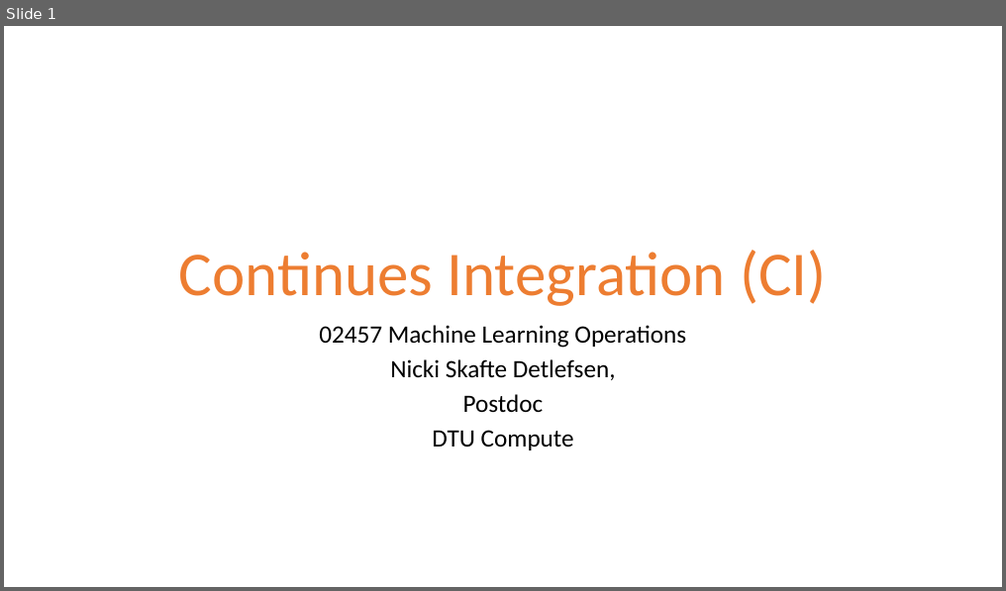
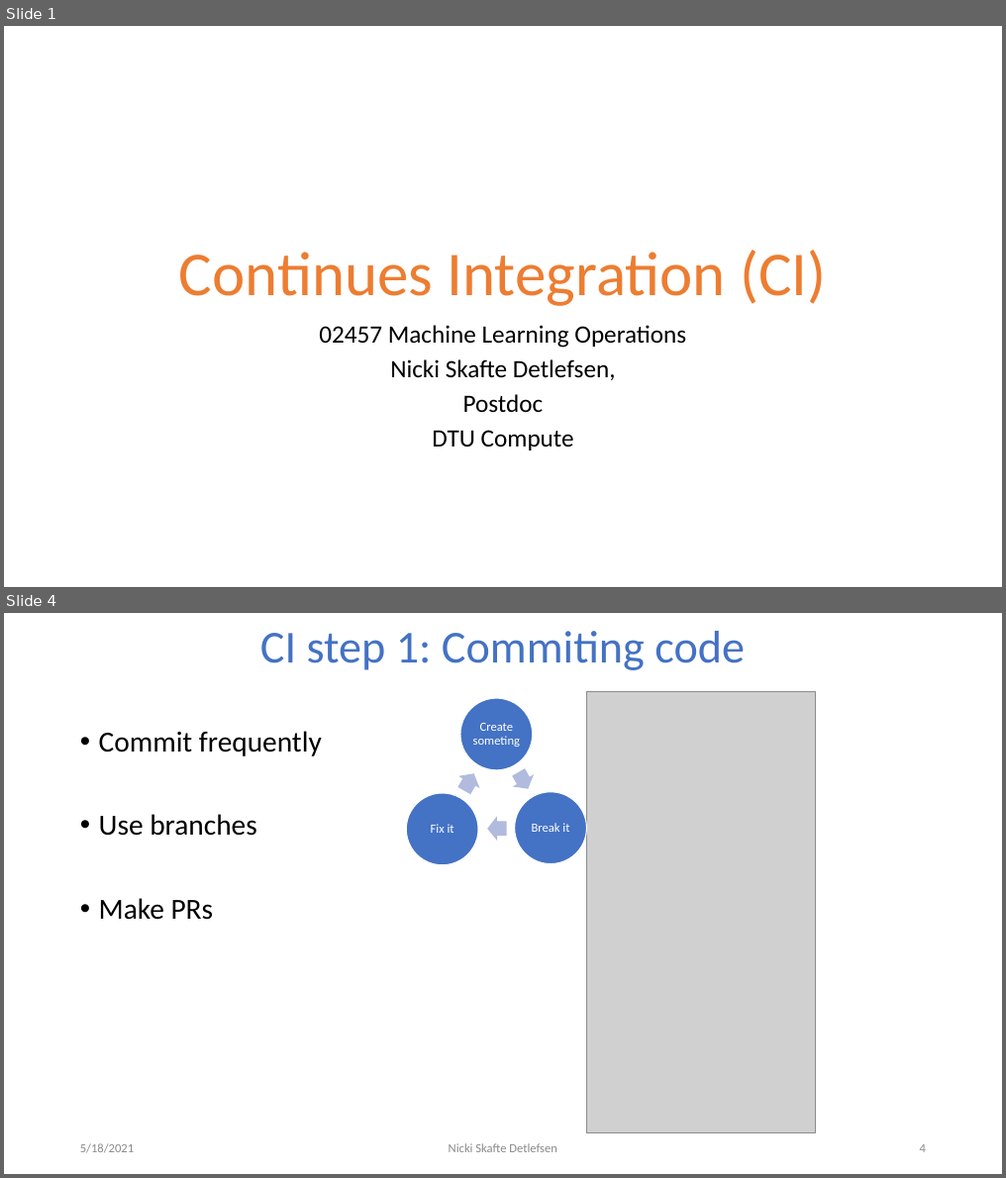
Before and after one commit to DeepEasterbunny/dtu_mlops, a slide deck: 04_continues_integration/ci.pptx. Shown one above the other, each under a label of ours: slide 1 before the commit, slides 1 and 4 after it; the slides between them are not shown. The pictures are 1006x591 and 1006x1178 pixels, drawn with LibreOffice and Linux fonts; fonts in the diff are those of the drawing; grey boxes stand for pictures; background and template pictures are left out. Boxes give left, top, right and bottom in pixels: in the first picture for what was removed or moved away, otherwise in the second. Text is boxed around its words. In the diff, an @@ line names an element or a change of style, - is before the commit and + after.

```diff
--- a/04_continues_integration/ci.pptx
+++ b/04_continues_integration/ci.pptx
@@ slide 4 added at [4,613,1002,1174], background #FFFFFF @@
@@ title added at [260,631,745,670], 44 pt, text #4472C4 @@
+CI step 1: Commiting code
@@ picture added at [586,691,815,1134] @@
@@ text added at [99,731,322,920], 28 pt, text #000000 @@
+• Commit frequently
+• Use branches
+• Make PRs
@@ group added at [406,698,586,865]: 3 ellipses, 3 texts, 3 right arrows @@
+Create someting
+Break it
+Fix it
@@ text added at [80,1144,134,1154], 12 pt, text #8C8C8C @@
+5/18/2021
@@ text added at [449,1144,557,1153], 12 pt, text #8C8C8C @@
+Nicki Skafte Detlefsen
@@ page number added at [920,1145,926,1153], 12 pt, text #8C8C8C @@
+4
```
Also in this commit, not shown: 4 slides changed, 9 other slides added.
